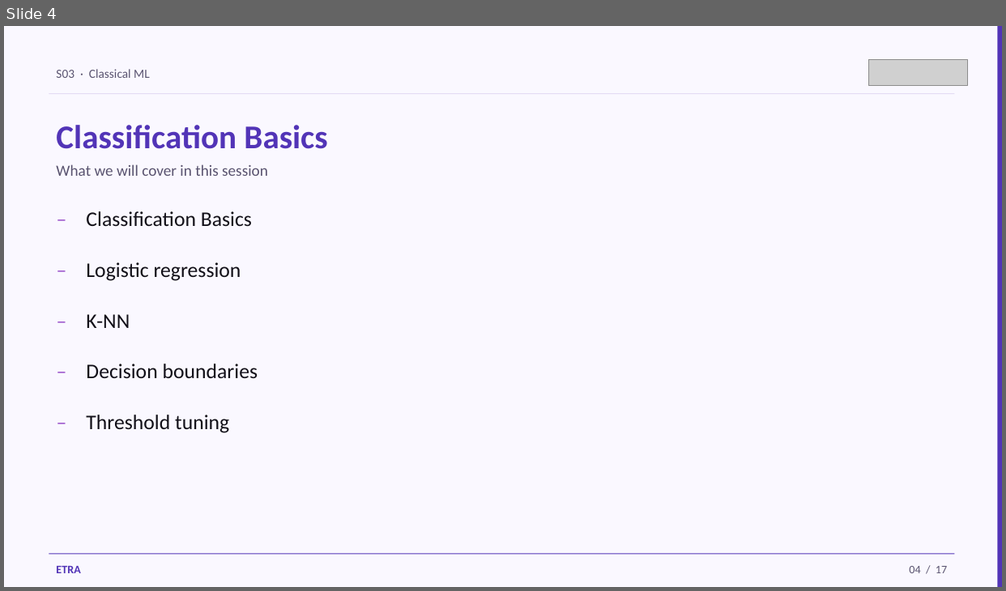
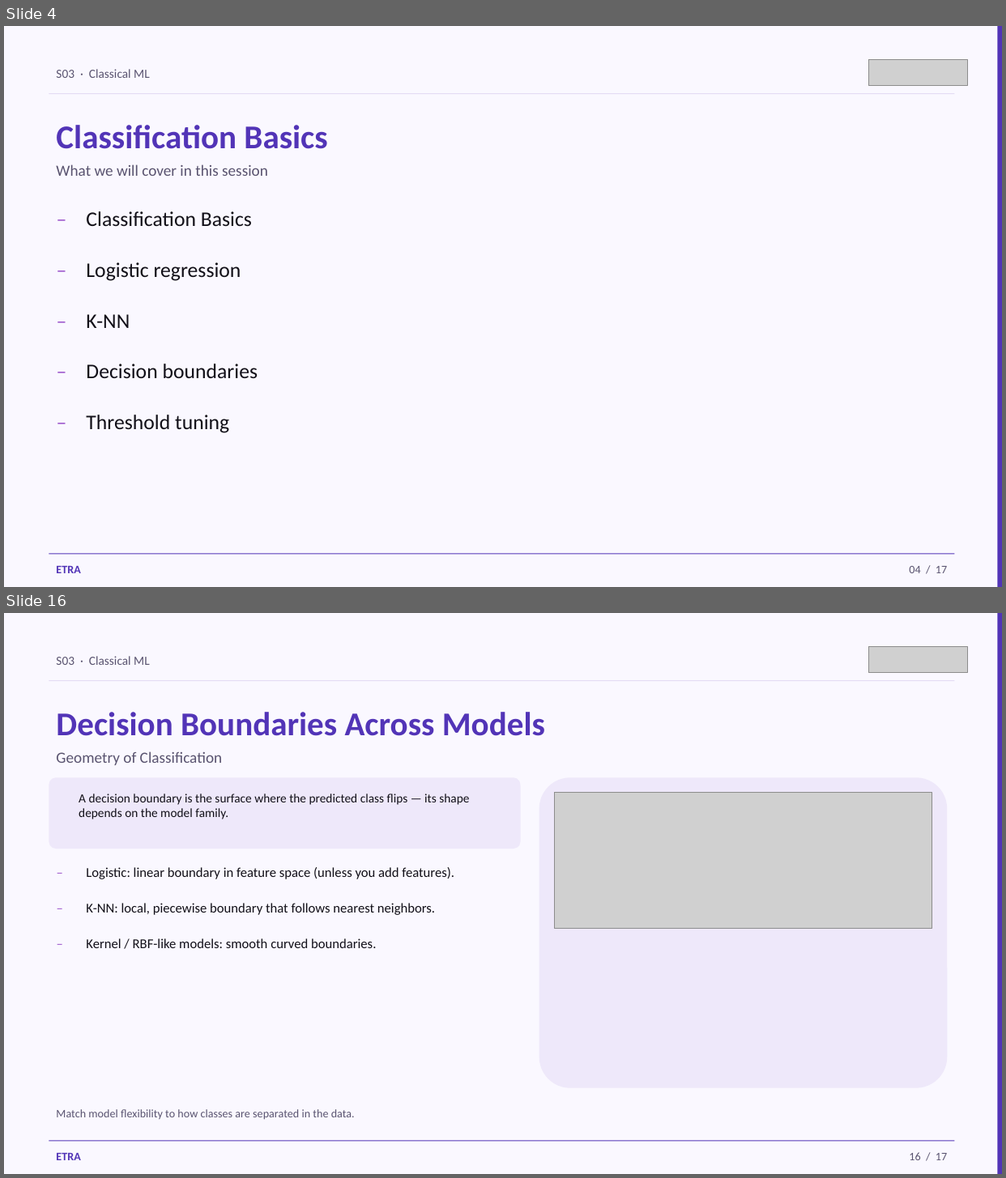
Before and after one commit to iksasa15/AI-ML, a slide deck: web-presentation/pdf-exports/Week1-Session3-Classification-Basics.pptx. Shown one above the other, each under a label of ours: slide 4 before the commit, slides 4 and 16 after it; the slides between them are not shown. The pictures are 1006x591 and 1006x1178 pixels, drawn with LibreOffice and Linux fonts; fonts in the diff are those of the drawing; grey boxes stand for pictures. Boxes give left, top, right and bottom in pixels: in the first picture for what was removed or moved away, otherwise in the second. Text is boxed around its words. In the diff, an @@ line names an element or a change of style, - is before the commit and + after.

```diff
--- a/web-presentation/pdf-exports/Week1-Session3-Classification-Basics.pptx
+++ b/web-presentation/pdf-exports/Week1-Session3-Classification-Basics.pptx
@@ slide 16 added at (4, 613, 1002, 1174), background #FAF8FF @@
@@ rectangle added at (997, 613, 1002, 1174), fill #5234B7 @@
@@ text added at (56, 656, 150, 665), 12 pt, text #5A5470 @@
+S03 · Classical ML
@@ picture added at (868, 647, 967, 673) @@
@@ rectangle added at (49, 680, 955, 681), fill #E4DCF4 @@
@@ text added at (56, 712, 545, 736), 32 pt, text #5234B7, bold @@
+Decision Boundaries Across Models
@@ text added at (56, 752, 223, 765), 15 pt, text #5A5470 @@
+Geometry of Classification
@@ rounded rectangle added at (49, 777, 521, 849), fill #EEE8FA @@
@@ rounded rectangle added at (539, 777, 948, 1088), fill #EEE8FA @@
@@ text added at (79, 794, 469, 820), 12 pt, text #121018 @@
+A decision boundary is the surface where the predicted class flips — its shape depends on the model family.
@@ picture added at (554, 793, 932, 929) @@
@@ text added at (49, 860, 75, 890), 13 pt, text #9E59CD @@
+–
@@ text added at (86, 867, 454, 879), 13 pt, text #121018 @@
+Logistic: linear boundary in feature space (unless you add features).
@@ text added at (49, 896, 75, 926), 13 pt, text #9E59CD @@
+–
@@ text added at (86, 903, 435, 915), 13 pt, text #121018 @@
+K-NN: local, piecewise boundary that follows nearest neighbors.
@@ text added at (49, 932, 75, 962), 13 pt, text #9E59CD @@
+–
@@ text added at (86, 939, 376, 948), 13 pt, text #121018 @@
+Kernel / RBF-like models: smooth curved boundaries.
@@ text added at (56, 1110, 355, 1120), 11 pt, text #5A5470 @@
+Match model flexibility to how classes are separated in the data.
@@ rectangle added at (49, 1141, 955, 1142), fill #5234B7 @@
@@ text added at (56, 1153, 80, 1161), 11 pt, text #5234B7, bold @@
+ETRA
@@ text added at (909, 1152, 947, 1161), 11 pt, text #5A5470 @@
+16 / 17
```
Also in this commit, not shown: 12 slides changed, 1 other slide added, 2 slides removed, 4 other files.
